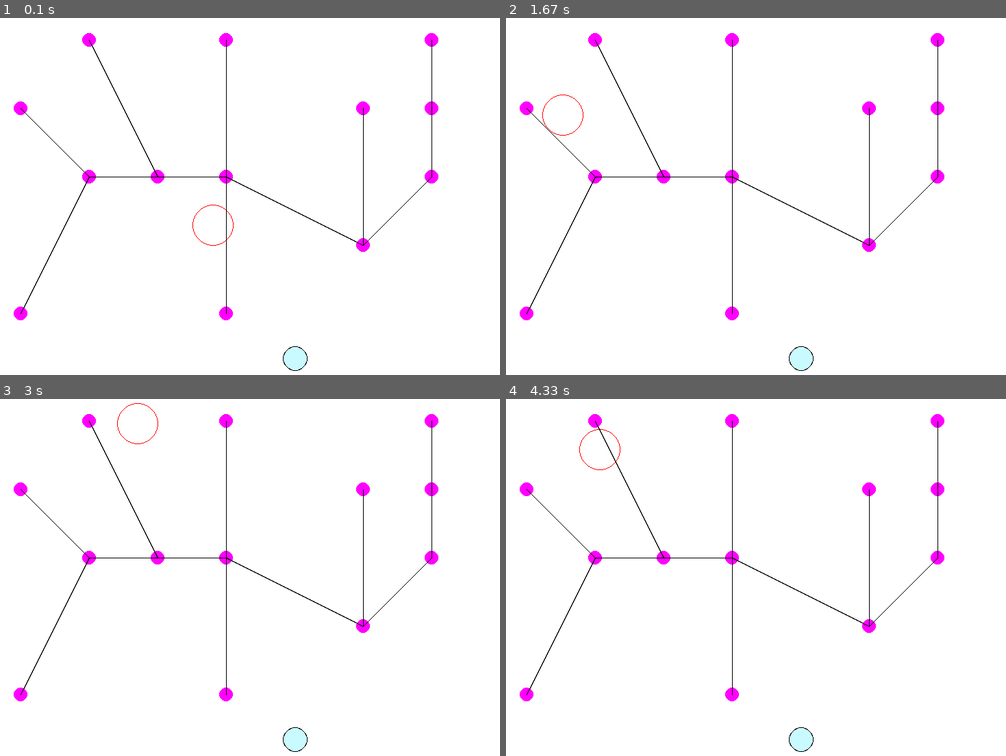
Above: before the commit, frames 1-4 (two rows, left to right).
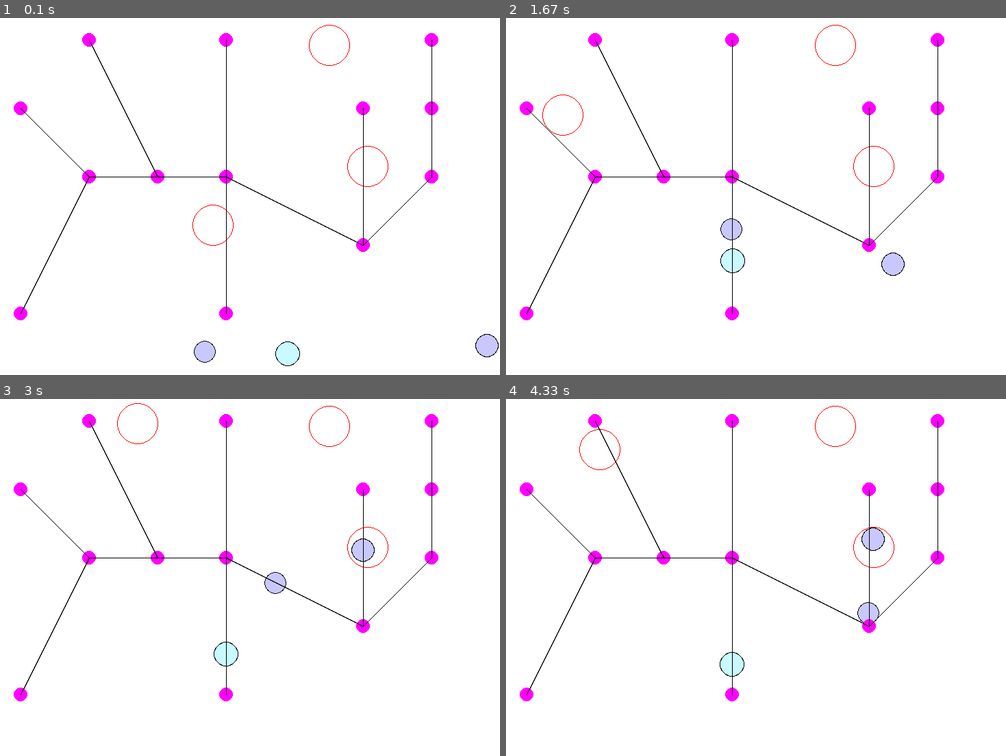
Above: after the commit, the same moments.

Repository: vicalbiter/crsim
Game: pygame game, started from main.py
Same seed, same stepped clock (60 frames per second), same inputs: the game is played once before the commit and once after it. The source is Python 2; it was converted automatically to run under Python 3.
Inputs (mouse positions are in pixels of both pictures, inside the frame that each line leads up to):
- Up to frame 1 (0.1 s): no input
- Up to frame 2 (1.67 s): right-click (561, 114) at 0.38 s
- Up to frame 3 (3 s): right-click (140, 423) at 1.72 s; click (335, 527) at 2.08 s
- Up to frame 4 (4.33 s): right-click (576, 602) at 3.12 s; right-click (601, 448) at 4.22 s

The runs differ from the first frame. In frame 1, 0.8% of the frame differs, in the area x 38-100%, y 1-99%; in frame 2, 1.0%, in the area x 42-80%, y 1-99%; in frame 3, 1.0%; in frame 4, 1.0%.

Commit message:
Implement behavior stack

Diff:
--- a/main.py
+++ b/main.py
@@ -7,23 +7,42 @@
 
 class Agent:
     def __init__(self, width):
+        #self.prevpos = Vector(0, 0)
         self.pos = Vector2(0, 0)
         self.target = Vector2(0, 0)
         self.width = width
+        self.goalStack = []
+        self.goal = None
 
     # Go to target at a certain speed
-    def goToTarget(self, speed):
-        dir = Vector2(self.target - self.pos)
+    def goToTarget(self, target, speed):
+        dir = Vector2(target - self.pos)
         if dir.length() > 3:
             self.pos = self.pos + speed*dir.normalize()
-
-    def findPath(self, navgraph):
+        else:
+            if len(self.goalStack) != 0:
+                self.goal = self.goalStack.pop()
+
+
+    def goTo(self, target, navgraph):
+        path = self.findPath(target, navgraph)
+        for p in path:
+            self.goalStack.insert(0,("goto", p))
+        if len(self.goalStack) != 0:
+            self.goal = self.goalStack.pop()
+
+    def performTask(self, goal):
+        if goal[0] == "goto":
+            self.goToTarget(goal[1], 3)
+
+    def findPath(self, target, navgraph):
         posclosest = self.findClosestPoint(self.pos, navgraph)
         tarclosest = self.findClosestPoint(self.target, navgraph)
-        self.astar(Node(None, posclosest), Node(None, tarclosest), navgraph)
-
-
-    def astar(self, initial, goal, navgraph):
+        path = self.bfs(Node(None, posclosest), Node(None, tarclosest), navgraph)
+        path.append(self.target)
+        return path
+
+    def bfs(self, initial, goal, navgraph):
         q = []
         current = initial
         while current.pos.x != goal.pos.x or current.pos.y != goal.pos.y:
@@ -31,13 +50,10 @@
             for p in neighbors:
                 q.insert(0, Node(current, p))
             current = q.pop()
-        print 'found it'
         path = []
         while current != None:
             path.insert(0, current.pos)
             current = current.parent
-        for p in path:
-            print p
         return path
 
 
@@ -64,17 +80,22 @@
         for i in range(n):
             a = Agent(int(uniform(15,20)))
             a.pos = Vector2(uniform(0, w), uniform(0, h))
+            #a.prevpos = Vector2(a.pos.x, a.pos.y)
             #a.pos = Vector2(uniform(300, 500), uniform(200, 400))
             a.target = Vector2(uniform(0, w), uniform(0, h))
             #a.target = Vector2(a.pos.x, a.pos.y)
             self.agents.append(a)
-            a.findPath(navgraph)
 
         self.selected = self.agents[0]
 
+        # Push "go to target" goals into the agent's behavior stack
+        for a in self.agents:
+            a.goTo(a.target, navgraph)
+
+
     def updatePositions(self):
         for a in self.agents:
-            a.goToTarget(3)
+            a.performTask(a.goal)
 
     def handleCollisions(self):
         for a in self.agents:
@@ -154,11 +175,11 @@
         self.navgraph = NavGraph(adjmatrix, gpoints)
 
         # Initiliaze list of agents
-        self.agents = AgentGroup(1, self.w, self.h, self.navgraph)
+        self.agents = AgentGroup(3, self.w, self.h, self.navgraph)
 
     def update(self):
         # Update position of agents
-        #self.agents.updatePositions()
+        self.agents.updatePositions()
 
         # Handle collisions between agents
         self.agents.handleCollisions()
@@ -169,6 +190,8 @@
     def mouseUp(self, button, pos):
         if button == 3:
             self.agents.updateAgentTarget(pos)
+            self.agents.selected.goalStack = []
+            self.agents.selected.goTo(pos, self.navgraph)
         elif button == 1:
             self.agents.changeSelectedAgent(pos)
 
